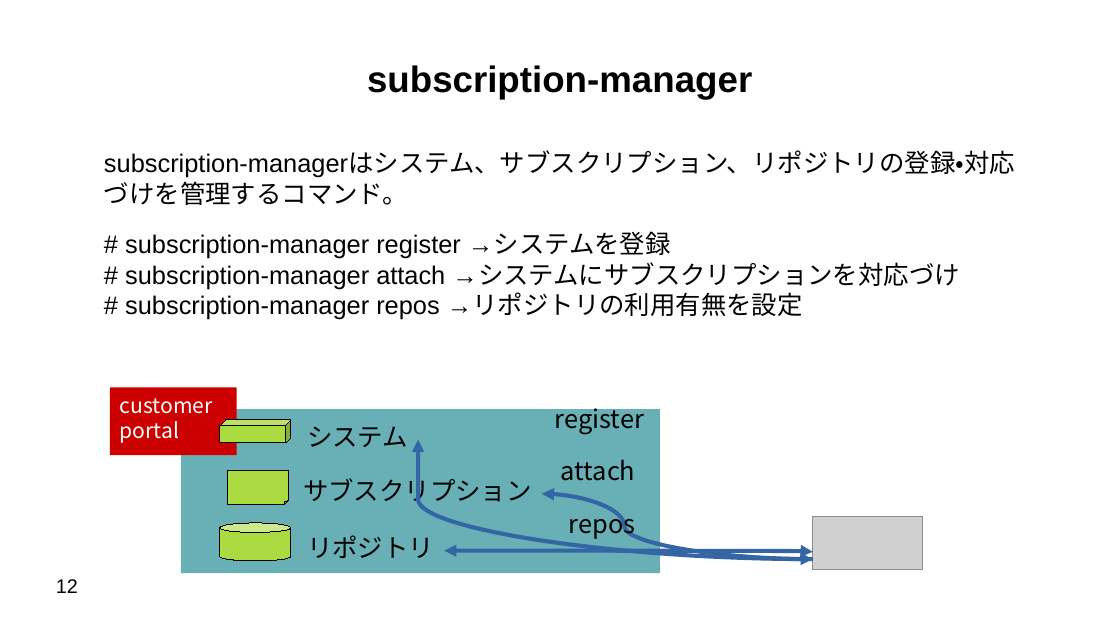
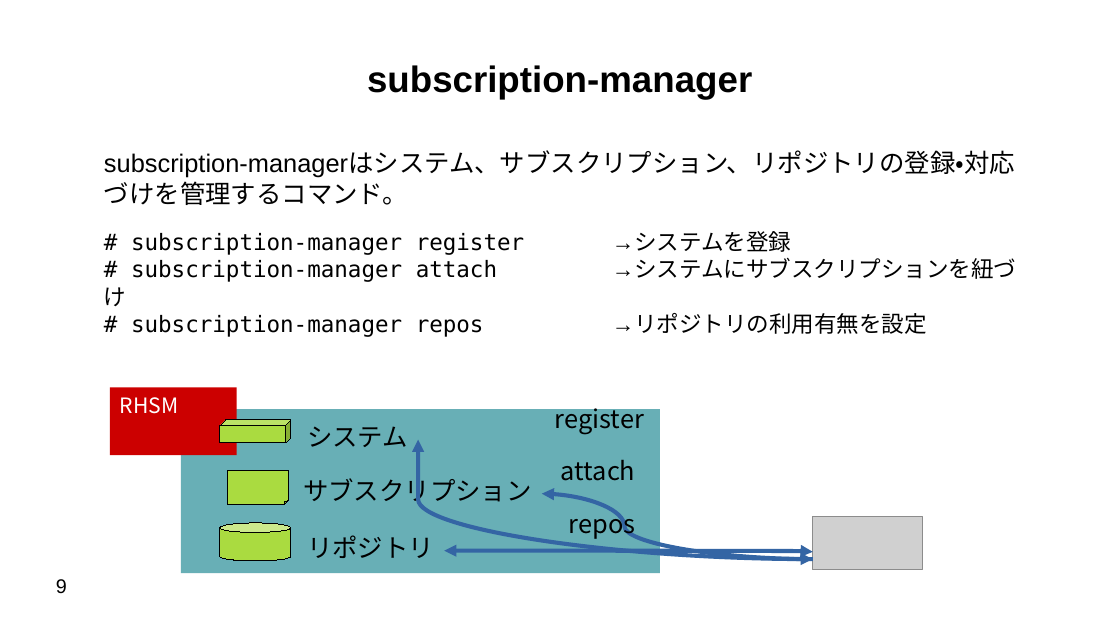
Before and after one commit to moriwaka/moriwaka.github.io, a slide deck: slide 9 of Presentation/RHEL/beginner/rhel-subscription.odp (slide 12 before the commit). Drawn at 1120x630 pixels with LibreOffice and Linux fonts; fonts in the diff are those of the drawing; grey boxes stand for pictures. Boxes give left, top, right and bottom in pixels: in the first picture for what was removed or moved away, otherwise in the second. Text is boxed around its words. In the diff, an @@ line names an element or a change of style, - is before the commit and + after.

Commit message:
add license update rhel-subscription

```diff
--- a/Presentation/RHEL/beginner/rhel-subscription.odp
+++ b/Presentation/RHEL/beginner/rhel-subscription.odp
@@ text at bbox=[131, 232, 1016, 334]: text changed; size 18 to 16 pt; font Arial to DejaVu Sans Mono @@
-# subscription-manager register →システムを登録
-# subscription-manager attach →システムにサブスクリプションを対応づけ
-# subscription-manager repos →リポジトリの利用有無を設定
+# subscription-manager register →システムを登録
+# subscription-manager attach →システムにサブスクリプションを紐づけ
+# subscription-manager repos →リポジトリの利用有無を設定
@@ text in rectangle at bbox=[120, 397, 179, 414]: text changed @@
-customer portal
+RHSM
@@ page number at bbox=[56, 579, 67, 593]: text changed @@
-12
+9
```
Also in this commit, not shown: 13 other slides changed, 2 slides added, 1 slide removed, 2 other files.
